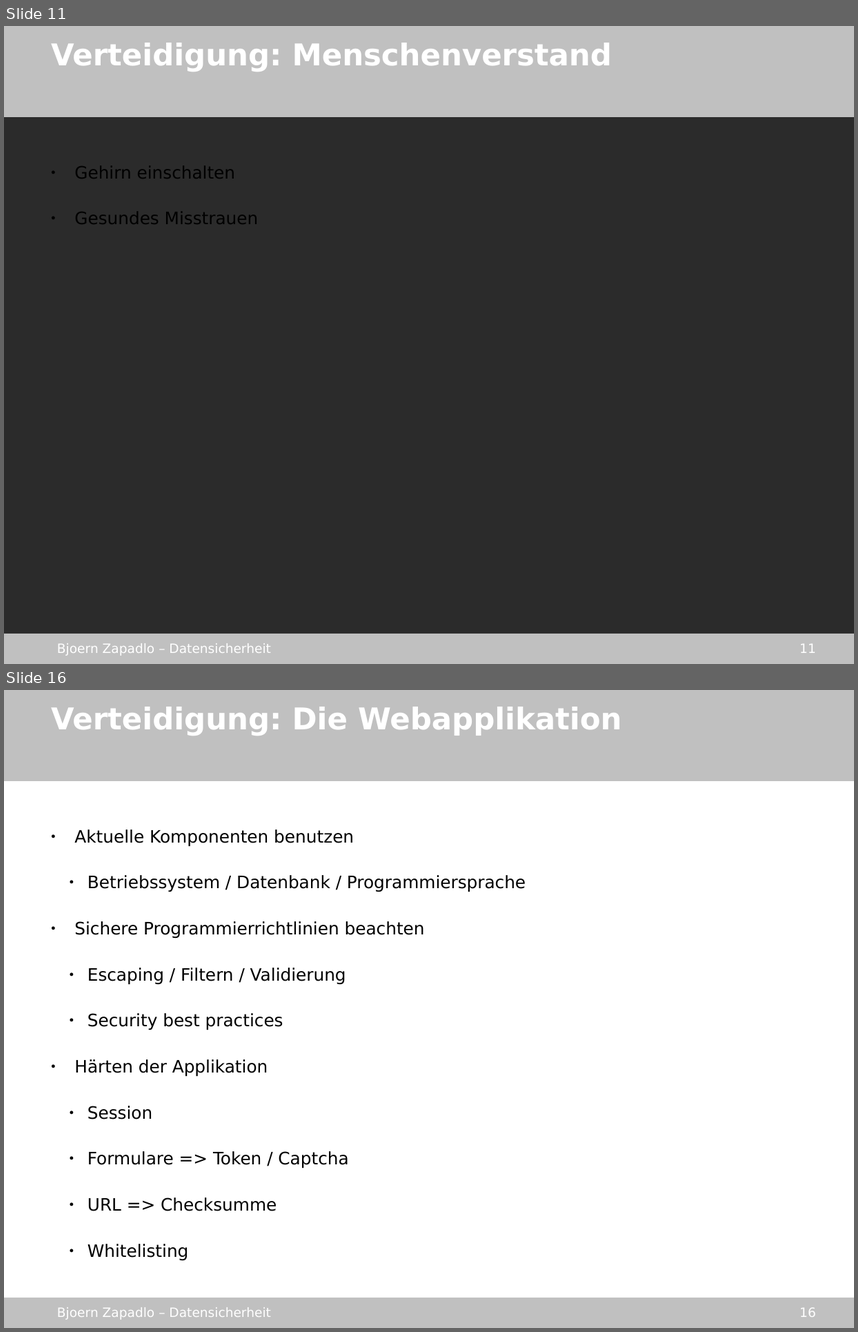
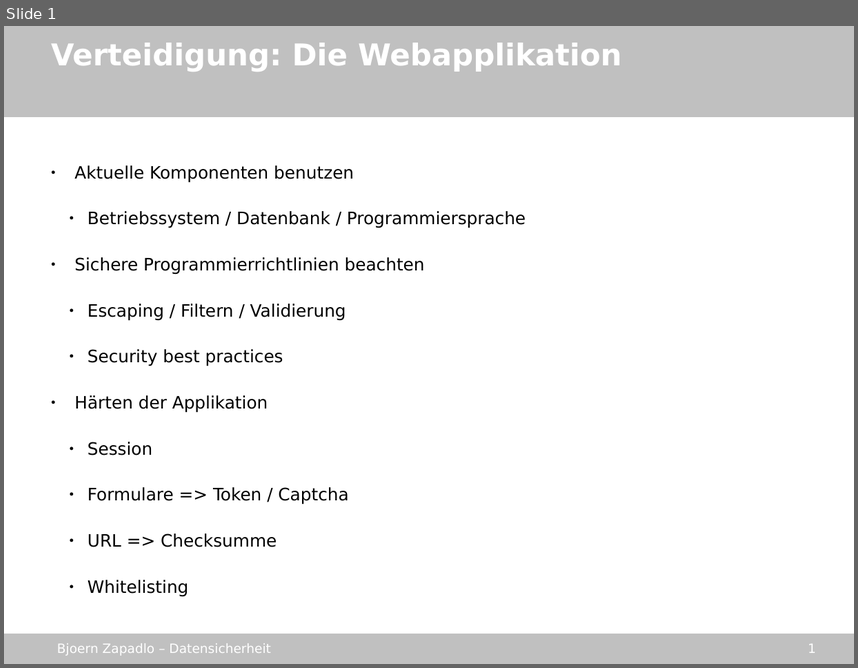
Before and after one commit to gmb2012/sae-datasecurity, a slide deck: stuff/datensicherheit_sae.odp. Shown one above the other, each under a label of ours: slides 11 and 16 before the commit, slide 1 after it; the slides between them are not shown. The pictures are 858x1332 and 858x668 pixels, drawn with LibreOffice and Linux fonts; fonts in the diff are those of the drawing; background and template pictures are left out; a plain dark background stands for a picture behind light text. Boxes give left, top, right and bottom in pixels: in the first picture for what was removed or moved away, otherwise in the second. Text is boxed around its words. In the diff, an @@ line names an element or a change of style, - is before the commit and + after.

```diff
--- a/stuff/datensicherheit_sae.odp
+++ b/stuff/datensicherheit_sae.odp
@@ slide 11 removed at (x1=4, y1=26, x2=854, y2=664), background picture (left out); not listed: 4 template elements that a slide beside it also shows @@
@@ text removed at (x1=51, y1=43, x2=612, y2=72) @@
-Verteidigung: Menschenverstand
@@ text removed at (x1=74, y1=166, x2=259, y2=224) @@
-● Gehirn einschalten
-● Gesundes Misstrauen
@@ what was slide 16 is now slide 1 @@
@@ page number at (x1=808, y1=644, x2=816, y2=653): text changed @@
-16
+1
```
Also in this commit, not shown: 18 other slides removed, 4 other files.
